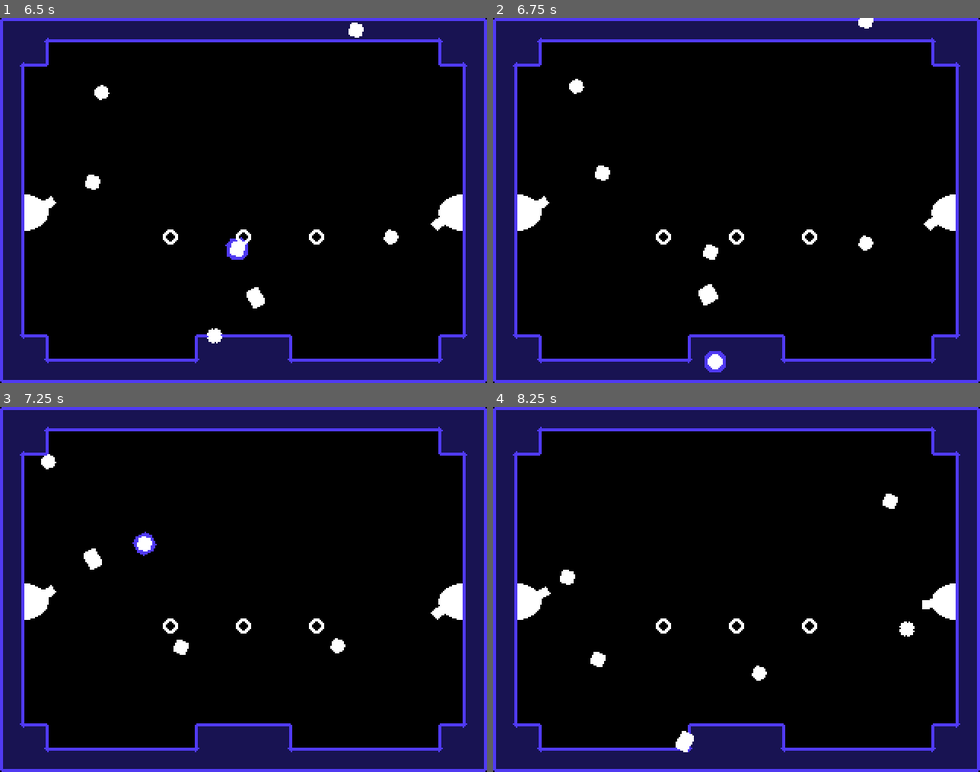
Above: before the commit, frames 1-4 (two rows, left to right).
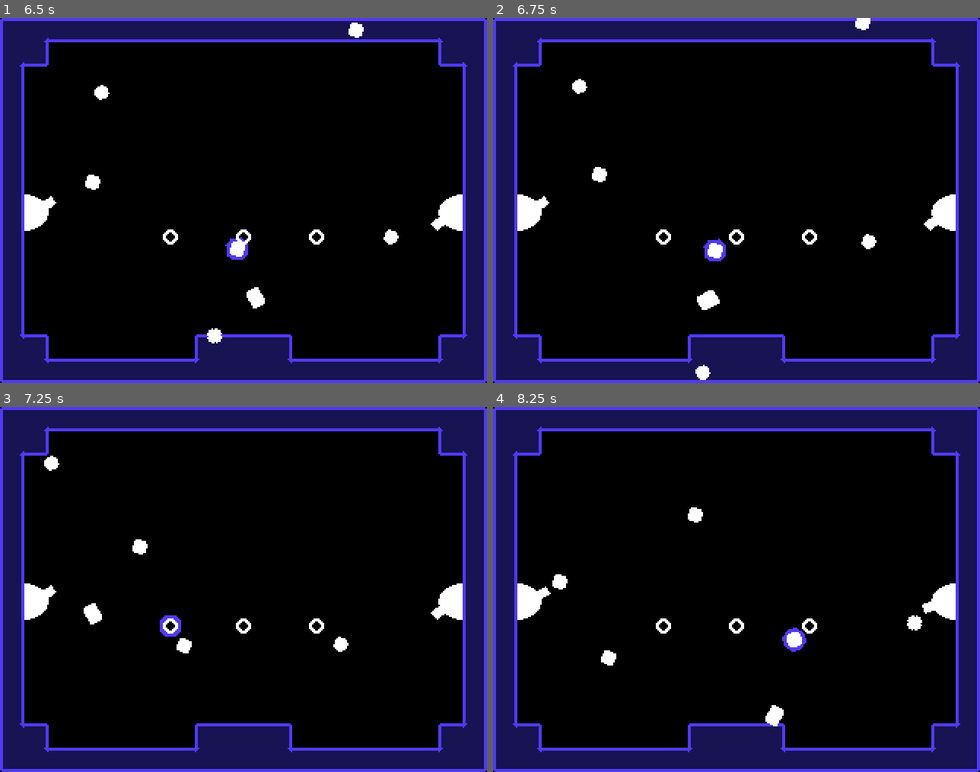
Above: after the commit, the same moments.

Repository: thcheetah777/parry-prototype
Game: Godot game, scene res://main.tscn
The game is run twice, just before and just after one commit, with the same random seed, the same clock (stepped at 60 frames per second) and the same inputs.
Inputs:
- Up to frame 1 (6.5 s): hold Right (right) 0.53-2.03 s; tap X (parry) every 0.75 s from 0.6 to 5.85 s; tap Z (jump) at 0.77, 1.52, 3.02, 3.77, 4.52, 6.02 s; hold Left (left) 2.03-2.78 s; hold Right (right) 2.78-4.28 s; hold Left (left) 4.28-5.03 s; hold Right (right) 5.03-5.78 s; hold Left (left) from 5.78 s (still down)
- Up to frame 2 (6.75 s): keep holding Left (left); tap X (parry) at 6.6 s
- Up to frame 3 (7.25 s): keep holding Left (left); tap Z (jump) at 6.77 s
- Up to frame 4 (8.25 s): release Left (left) at 7.28 s; hold Right (right) from 7.28 s (still down); tap X (parry) at 7.35, 8.1 s; tap Z (jump) at 7.52 s

Frame 1 is identical in both runs. In frame 2, 0.8% of the frame differs, in the area x 15-79%, y 0-100%; in frame 3, 0.8%; in frame 4, 1.3%, in the area x 12-91%, y 23-95%.

Commit message:
⚔️ better parry knockback

Diff:
--- a/player.gd
+++ b/player.gd
@@ -12,10 +12,12 @@
 @export var deceleration = 1000
 
 @export_group("Parrying")
-@export var parry_rotation_speed = 500
+@export var parry_rotation_speed = 250
 @export var parry_distance = 25
-@export var parry_knockback = Vector2(400, 450)
-@export var parry_bullet_speed = 200
+@export var parry_knockback = Vector2(200, 200)
+@export var parry_knockback_perma = Vector2(0, 200)
+@export var parry_bullet_speed = 400
+@export var parry_slowmo = 0.3
 
 @export_group("Animation")
 @export var stretch = 1.8
@@ -27,6 +29,7 @@
 
 @onready var sprite := $Sprite
 @onready var arrow := $Arrow
+@onready var knockback_timer := $KnockbackTimer
 
 var state = MOVE
 var original_scale = Vector2.ONE
@@ -34,7 +37,6 @@
 var double_jump_rotation = 0
 var can_double_jump = false
 var dash_ghost_timer = 0
-
 var touching_parryable: Array[Parryable] = []
 var current_parryable: Parryable = null
 var parry_angle = 0
@@ -68,7 +70,8 @@
 		run_rotation = input * run_rotation_degrees
 		velocity.x = input * run_speed
 	else:
-		velocity.x = move_toward(velocity.x, 0, deceleration * delta)
+		if not is_knockback():
+			velocity.x = move_toward(velocity.x, 0, deceleration * delta)
 		run_rotation = 0
 
 	if Input.is_action_just_pressed("jump"):
@@ -92,7 +95,7 @@
 		sprite.scale = Vector2(original_scale.x * squash, original_scale.y / squash)
 
 func parry_state(input: float, delta: float):
-	parry_angle += input * parry_rotation_speed * delta
+	parry_angle += input * parry_rotation_speed * delta / Engine.time_scale
 	var direction = (Vector2.RIGHT).rotated(deg_to_rad(parry_angle))
 	set_arrow(direction)
 
@@ -105,6 +108,8 @@
 	arrow.visible = true
 	velocity = Vector2.ZERO
 	run_rotation = 0
+
+	Engine.time_scale = parry_slowmo
 
 	var direction = (position - current_parryable.position).normalized()
 	parry_angle = rad_to_deg(direction.angle())
@@ -120,7 +125,10 @@
 func end_parry():
 	arrow.visible = false
 	var direction = (arrow.position - current_parryable.position).normalized()
-	velocity += -direction * parry_knockback
+	velocity += -direction * parry_knockback + -parry_knockback_perma
+	knockback_timer.start()
+
+	Engine.time_scale = 1
 
 	if current_parryable is Bullet:
 		var bullet = current_parryable as Bullet
@@ -141,6 +149,9 @@
 	var a_distance = position.distance_to(a.position)
 	var b_distance = position.distance_to(b.position)
 	return a_distance - b_distance < 0
+
+func is_knockback():
+	return not knockback_timer.is_stopped()
 
 func set_parryable_outline():
 	sort_parryables()
--- a/player.tscn
+++ b/player.tscn
@@ -15,19 +15,20 @@
 collision_layer = 2
 collision_mask = 7
 script = ExtResource("1_e5xnd")
+parry_rotation_speed = 200
 
 [node name="Sprite" type="Sprite2D" parent="."]
 position = Vector2(0, 6)
 texture = ExtResource("1_banh4")
 offset = Vector2(0, -6)
 
-[node name="CollisionShape" type="CollisionShape2D" parent="."]
-shape = SubResource("RectangleShape2D_6d0we")
-
 [node name="Arrow" type="Sprite2D" parent="."]
 visible = false
 top_level = true
 texture = ExtResource("3_d1qai")
+
+[node name="CollisionShape" type="CollisionShape2D" parent="."]
+shape = SubResource("RectangleShape2D_6d0we")
 
 [node name="ParryArea" type="Area2D" parent="."]
 collision_layer = 0
@@ -36,5 +37,9 @@
 [node name="CollisionShape" type="CollisionShape2D" parent="ParryArea"]
 shape = SubResource("CircleShape2D_aevsr")
 
+[node name="KnockbackTimer" type="Timer" parent="."]
+wait_time = 0.3
+one_shot = true
+
 [connection signal="area_entered" from="ParryArea" to="." method="_on_parry_area_area_entered"]
 [connection signal="area_exited" from="ParryArea" to="." method="_on_parry_area_area_exited"]
